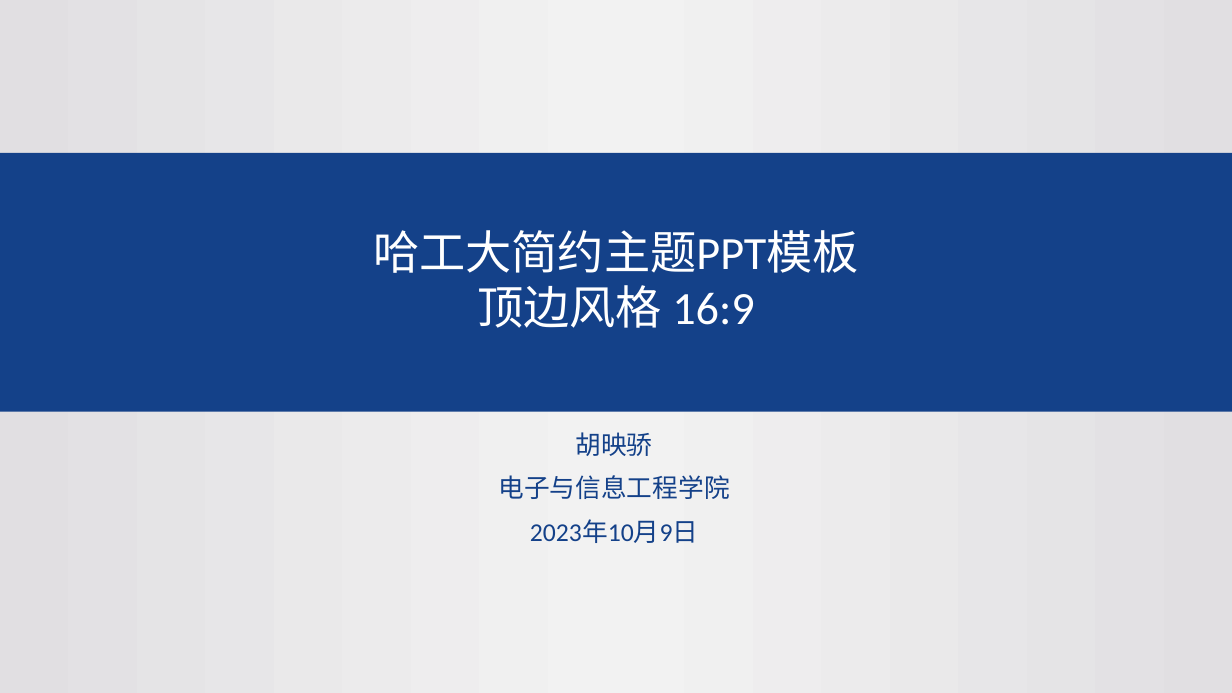
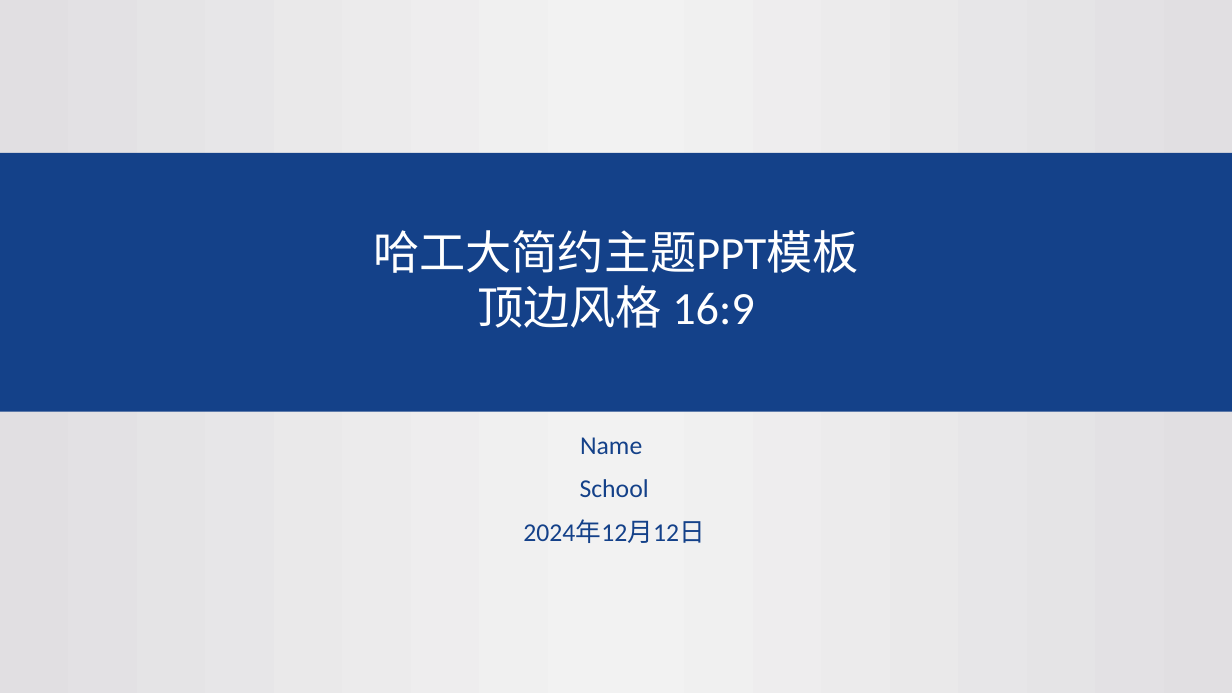
Before and after one commit to huyingjiao/HIT-PPT-Theme, a slide deck: slide 1 of 哈工大ppt模板.pptx. Drawn at 1232x693 pixels with LibreOffice and Linux fonts; fonts in the diff are those of the drawing; background and template pictures are left out. Boxes give left, top, right and bottom in pixels: in the first picture for what was removed or moved away, otherwise in the second. Text is boxed around its words. In the diff, an @@ line names an element or a change of style, - is before the commit and + after.

```diff
--- a/哈工大ppt模板.pptx
+++ b/哈工大ppt模板.pptx
@@ subtitle at bbox=[523, 437, 704, 543]: text changed @@
-胡映骄
-电子与信息工程学院
-2023年10月9日
+Name
+School
+2024年12月12日
```
Also in this commit, not shown: 4 other slides changed, 1 other file.
